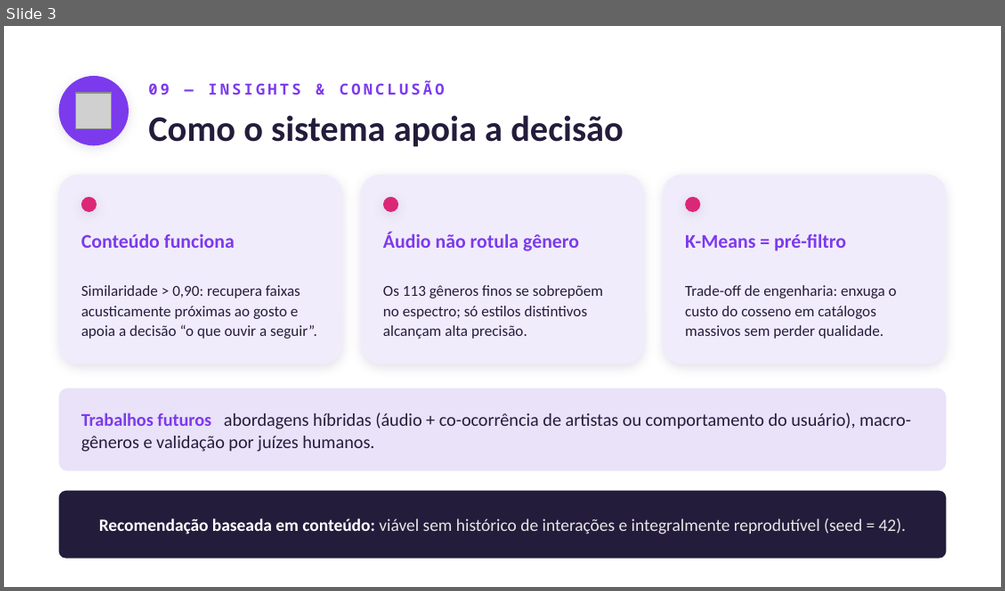
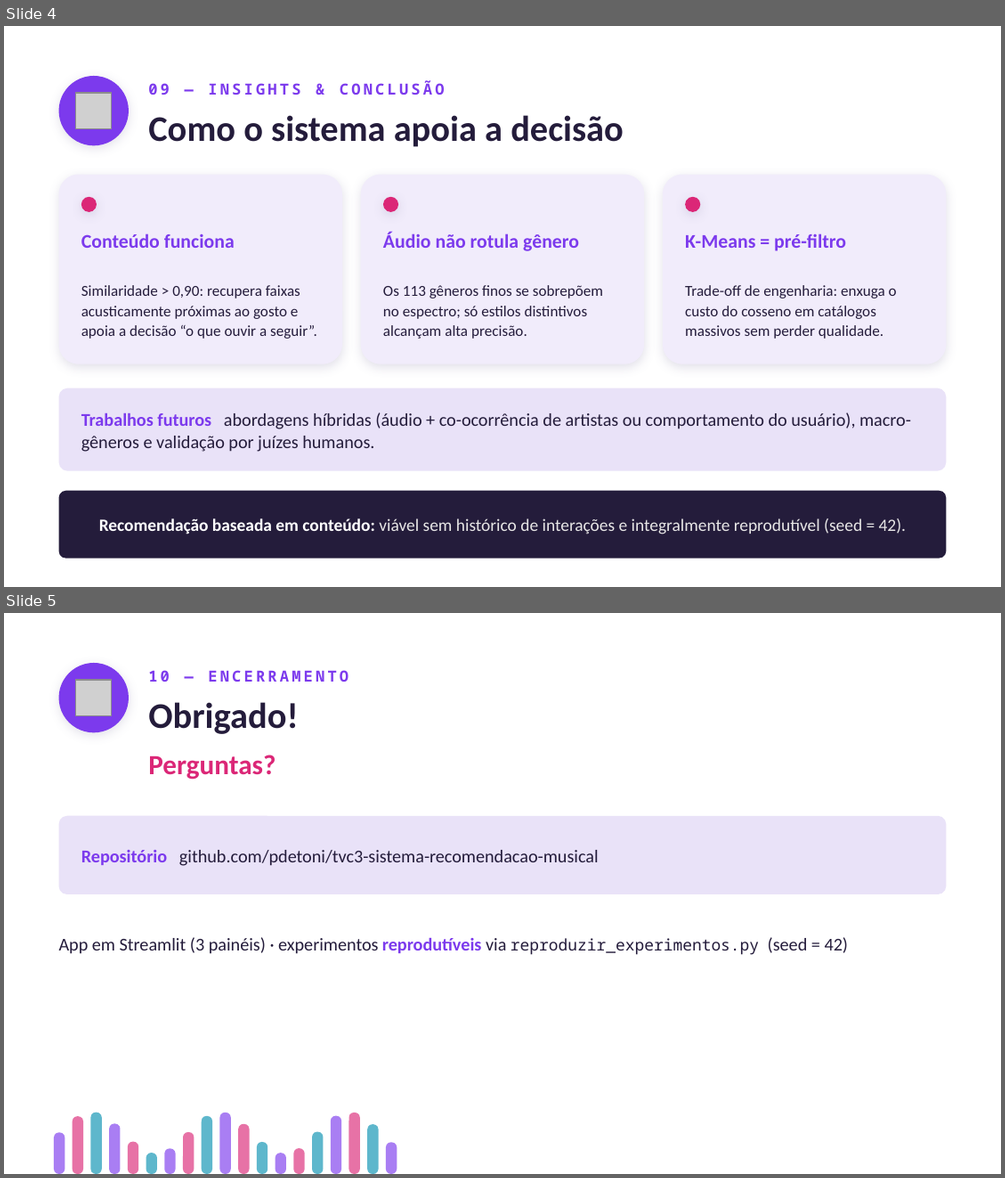
Before and after one commit to pdetoni/tvc3-sistema-recomendacao-musical, a slide deck: apresentacao tvc3.2.pptx. Shown one above the other, each under a label of ours: slide 3 before the commit, slides 4 and 5 after it. The pictures are 1005x591 and 1005x1178 pixels, drawn with LibreOffice and Linux fonts; fonts in the diff are those of the drawing; grey boxes stand for pictures. Boxes give left, top, right and bottom in pixels: in the first picture for what was removed or moved away, otherwise in the second. Text is boxed around its words. In the diff, an @@ line names an element or a change of style, - is before the commit and + after.

Commit message:
docs: valida resultados na base real e adiciona capa/encerramento aos slides
- Reproduzi todos os experimentos com o Spotify Tracks Dataset real
  (89.740 faixas, 113 gêneros): Precisão de Gênero, ILS/Cobertura, cobertura
  por nº de consultas e Silhueta batem com as tabelas do relatório
- Ajusta a silhueta em K=20 (0,119 -> 0,118) para casar com a saída
  determinística de reproduzir_experimentos.py; recompila docs/relatorio.pdf
- Slides: adiciona capa com os nomes da equipe (estilo da Parte 1) e slide de
  encerramento com o repositório e a nota de reprodutibilidade (5 slides)

```diff
--- a/apresentacao tvc3.2.pptx
+++ b/apresentacao tvc3.2.pptx
@@ slide 5 added at (4, 613, 1001, 1174), background #FFFFFF @@
@@ ellipse added at (59, 663, 129, 732), fill #7C3AED @@
@@ picture added at (76, 680, 112, 715) @@
@@ text added at (148, 670, 348, 682), 11 pt, text #7C3AED, bold @@
+10 — ENCERRAMENTO
@@ text added at (148, 702, 298, 734), 26 pt, text #241C3B, bold @@
+Obrigado!
@@ text added at (148, 755, 275, 779), 20 pt, text #DB2777, bold @@
+Perguntas?
@@ rounded rectangle added at (59, 815, 946, 894), fill #E9E2F8 @@
@@ text added at (81, 850, 599, 866), 13 pt, text #241C3B @@
+Repositório github.com/pdetoni/tvc3-sistema-recomendacao-musical
@@ text added at (59, 937, 849, 955), 13 pt, text #241C3B @@
+App em Streamlit (3 painéis) · experimentos reprodutíveis via reproduzir_experimentos.py (seed = 42)
@@ rounded rectangle added at (73, 1117, 84, 1174), fill #DB2777 at 65% opacity @@
@@ rounded rectangle added at (90, 1112, 102, 1174), fill #0891B2 at 65% opacity @@
@@ rounded rectangle added at (202, 1115, 212, 1173), fill #0891B2 at 65% opacity @@
@@ rounded rectangle added at (220, 1112, 231, 1174), fill #7C3AED at 65% opacity @@
@@ rounded rectangle added at (330, 1115, 341, 1173), fill #7C3AED at 65% opacity @@
@@ rounded rectangle added at (349, 1112, 360, 1174), fill #DB2777 at 65% opacity @@
@@ rounded rectangle added at (54, 1133, 65, 1174), fill #7C3AED at 65% opacity @@
@@ rounded rectangle added at (109, 1123, 120, 1173), fill #7C3AED at 65% opacity @@
@@ rounded rectangle added at (128, 1142, 138, 1173), fill #DB2777 at 65% opacity @@
@@ rounded rectangle added at (182, 1133, 194, 1174), fill #DB2777 at 65% opacity @@
@@ rounded rectangle added at (238, 1123, 250, 1173), fill #DB2777 at 65% opacity @@
@@ rounded rectangle added at (257, 1142, 268, 1173), fill #0891B2 at 65% opacity @@
@@ rounded rectangle added at (312, 1131, 323, 1173), fill #0891B2 at 65% opacity @@
@@ rounded rectangle added at (368, 1125, 379, 1174), fill #0891B2 at 65% opacity @@
@@ rounded rectangle added at (386, 1143, 396, 1174), fill #7C3AED at 65% opacity @@
@@ rounded rectangle added at (146, 1152, 157, 1173), fill #0891B2 at 65% opacity @@
@@ rounded rectangle added at (164, 1148, 176, 1174), fill #7C3AED at 65% opacity @@
@@ rounded rectangle added at (275, 1152, 286, 1173), fill #7C3AED at 65% opacity @@
@@ rounded rectangle added at (293, 1148, 304, 1174), fill #DB2777 at 65% opacity @@
@@ what was slide 3 is now slide 4 @@
```
Also in this commit, not shown: 1 other slide added, 3 other files.
